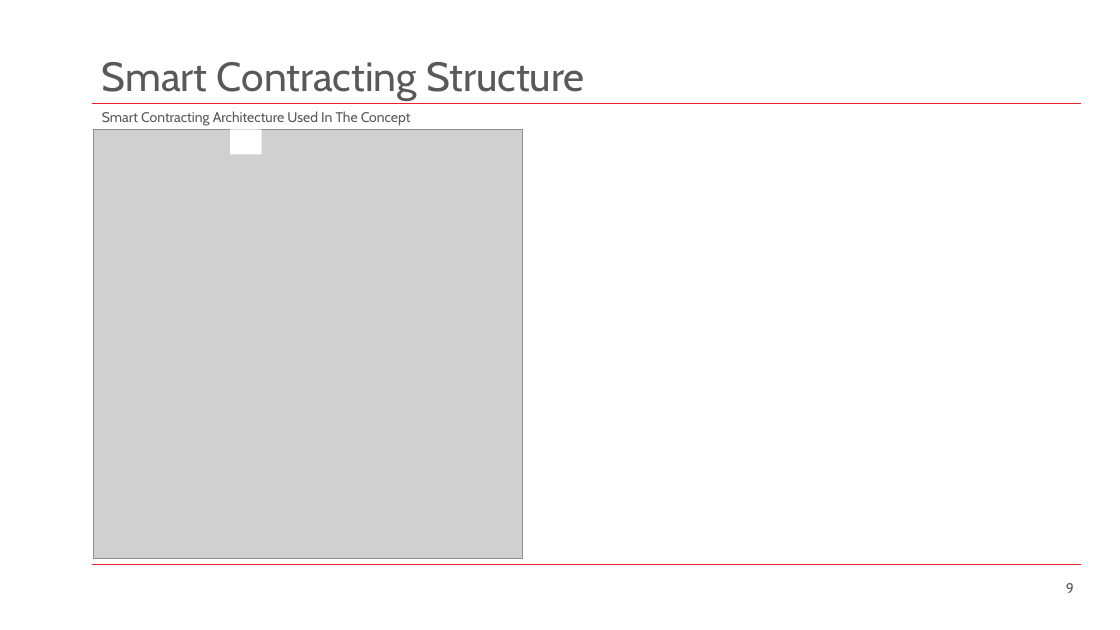
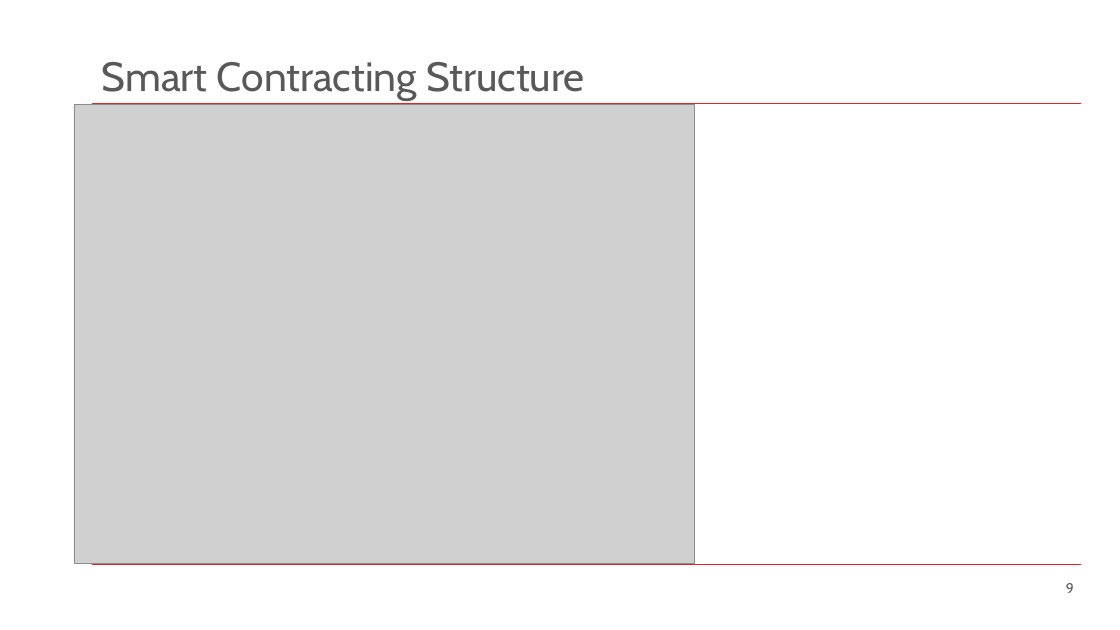
Before and after one commit to SachiHarshitha/HDa_TeamProject_SS21, a slide deck: slide 9 of 00_Documentation/M03_TeamProject_Haid_UWB-Presentation.pptx. Drawn at 1120x630 pixels with LibreOffice and Linux fonts; fonts in the diff are those of the drawing; grey boxes stand for pictures; background and template pictures are left out. Boxes give left, top, right and bottom in pixels: in the first picture for what was removed or moved away, otherwise in the second. Text is boxed around its words. In the diff, an @@ line names an element or a change of style, - is before the commit and + after.

Commit message:
presentation slides added

```diff
--- a/00_Documentation/M03_TeamProject_Haid_UWB-Presentation.pptx
+++ b/00_Documentation/M03_TeamProject_Haid_UWB-Presentation.pptx
@@ picture resized from (x1=93, y1=129, x2=523, y2=559) to (x1=74, y1=104, x2=695, y2=564) @@
@@ subtitle removed at (x1=102, y1=111, x2=411, y2=126) @@
-Smart Contracting Architecture Used In The Concept
@@ rectangle removed at (x1=230, y1=129, x2=261, y2=155) @@
```
Also in this commit, not shown: 2 other slides changed, 1 other file.
